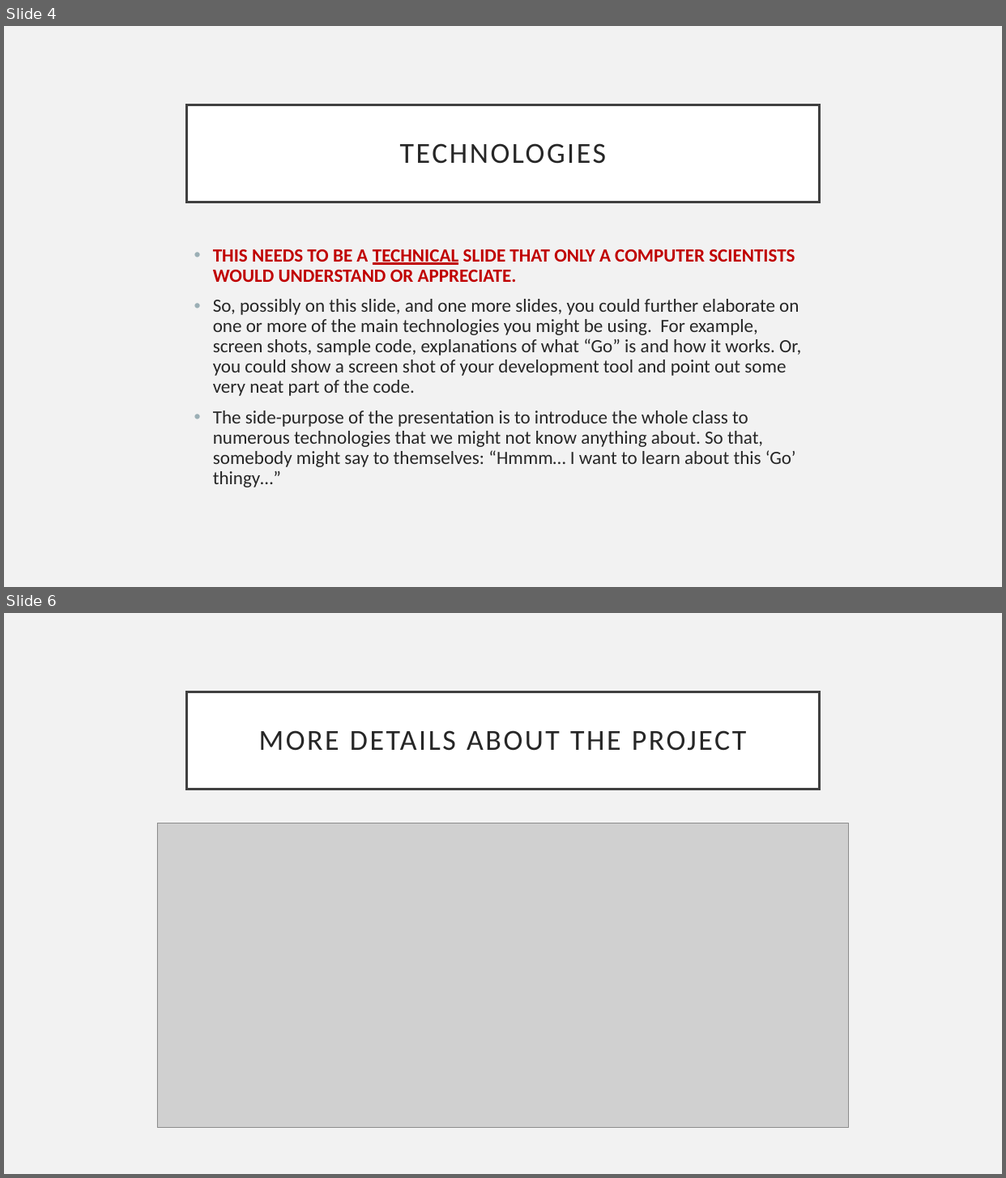
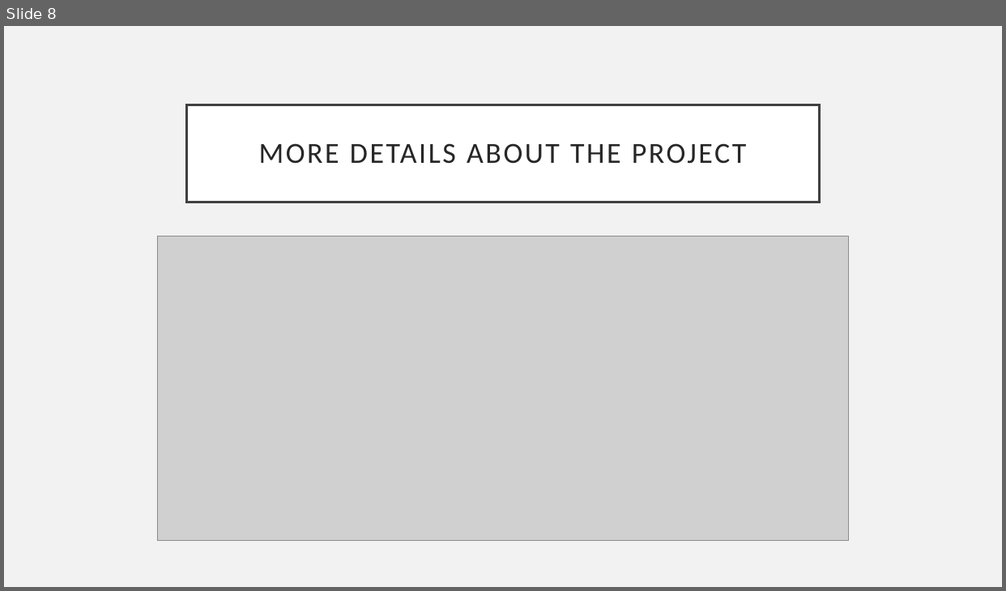
Before and after one commit to pauleanderson/capstone-spring-2018-team-7, a slide deck: midterm presentation/Presentation-StartingTemplate.pptx. Shown one above the other, each under a label of ours: slides 4 and 6 before the commit, slide 8 after it; the slides between them are not shown. The pictures are 1006x1178 and 1006x591 pixels, drawn with LibreOffice and Linux fonts; fonts in the diff are those of the drawing; grey boxes stand for pictures. Boxes give left, top, right and bottom in pixels: in the first picture for what was removed or moved away, otherwise in the second. Text is boxed around its words. In the diff, an @@ line names an element or a change of style, - is before the commit and + after.

Commit message:
updated presentation with technologies slides

```diff
--- a/midterm presentation/Presentation-StartingTemplate.pptx
+++ b/midterm presentation/Presentation-StartingTemplate.pptx
@@ slide 4 removed at box(4, 26, 1002, 587), background #F2F2F2 @@
@@ title removed at box(187, 105, 819, 202) @@
-TECHNOLOGIES
@@ text removed at box(213, 250, 801, 488) @@
-• THIS NEEDS TO BE A TECHNICAL SLIDE THAT ONLY A COMPUTER SCIENTISTS WOULD UNDERSTAND OR APPRECIATE.
-• So, possibly on this slide, and one more slides, you could further elaborate on one or more of the main technologies you might be using. For example, screen shots, sample code, explanations of what “Go” is and how it works. Or, you could show a screen shot of your development tool and point out some very neat part of the code.
-• The side-purpose of the presentation is to introduce the whole class to numerous technologies that we might not know anything about. So that, somebody might say to themselves: “Hmmm… I want to learn about this ‘Go’ thingy…”
@@ what was slide 6 is now slide 8 @@
```
Also in this commit, not shown: 5 slides changed, 3 slides added.
